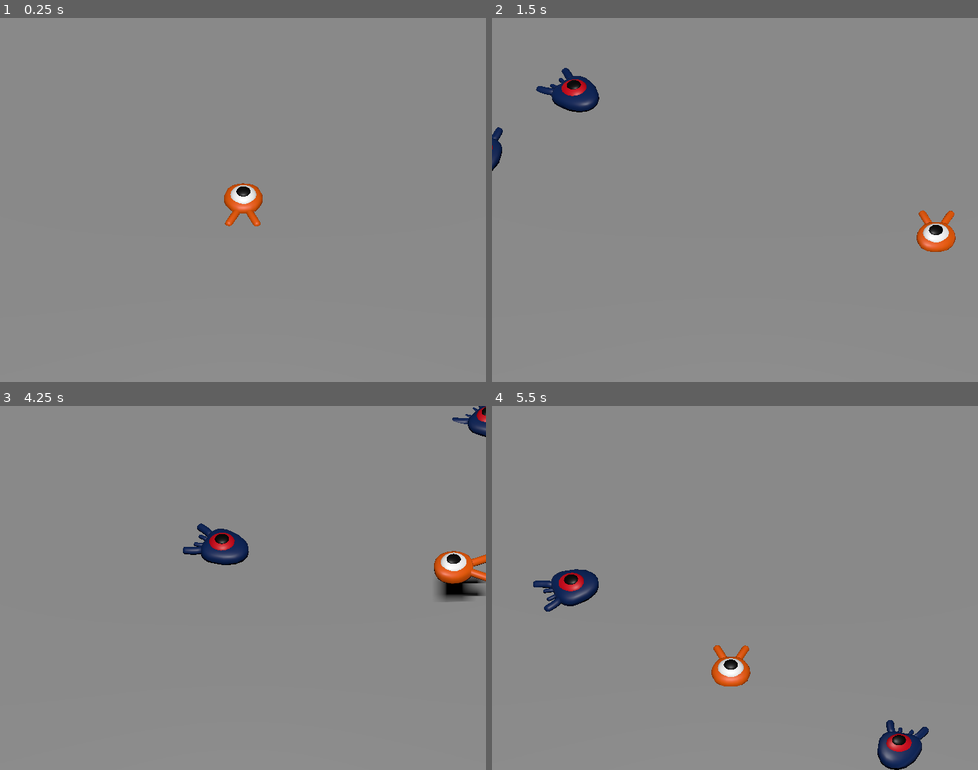
Above: before the commit, frames 1-4 (two rows, left to right).
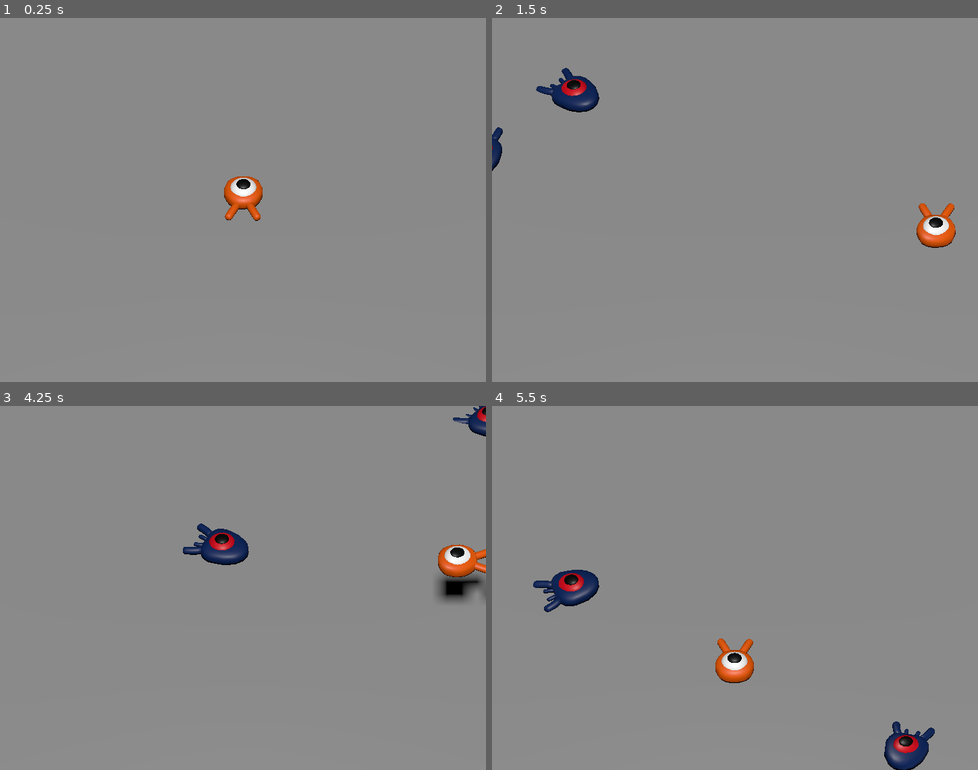
Above: after the commit, the same moments.

Repository: Koccov/squash-the-creeps
Game: Godot game, scene res://main.tscn
Two runs of this game, one before a commit and one after it. Both use one fixed random seed, a clock stepped at 60 frames per second and the inputs below.
Inputs:
- Up to frame 1 (0.25 s): no input
- Up to frame 2 (1.5 s): tap Enter at 0.5 s; hold Right (move_right) 0.53-1.28 s; tap Space (jump) at 0.77 s; hold Down (move_backward) from 1.28 s (still down)
- Up to frame 3 (4.25 s): tap Space (jump) at 1.52, 3.02, 3.77 s; release Down (move_backward) at 2.03 s; hold Right (move_right) 2.03-2.78 s; hold Up (move_forward) 2.78-3.53 s; hold Left (move_left) from 3.53 s (still down)
- Up to frame 4 (5.5 s): tap Space (jump) at 4.52 s; release Left (move_left) at 5.03 s; hold Down (move_backward) from 5.03 s (still down)

The runs differ from the first frame. In frame 1, 0.7% of the frame differs, in the area x 46-55%, y 43-58%; in frame 2, 0.7%; in frame 3, 1.0%; in frame 4, 1.6%, in the area x 8-92%, y 44-100%.

Commit message:
change Character and CollisionShape transforms

Diff:
--- a/player.tscn
+++ b/player.tscn
@@ -13,7 +13,8 @@
 [node name="Pivot" type="Node3D" parent="."]
 
 [node name="Character" parent="Pivot" instance=ExtResource("1_cverm")]
+transform = Transform3D(1, 0, 0, 0, 1, 0, 0, 0, 1, 0, 0.5, 0)
 
 [node name="CollisionShape3D" type="CollisionShape3D" parent="."]
-transform = Transform3D(1, 0, 0, 0, 1, 0, 0, 0, 1, 2.08165e-12, 0.8, 2.08165e-12)
+transform = Transform3D(0.8, 0, 0, 0, 0.8, 0, 0, 0, 0.8, -0.000494242, 0.6, -0.0149465)
 shape = SubResource("SphereShape3D_ap67f")
